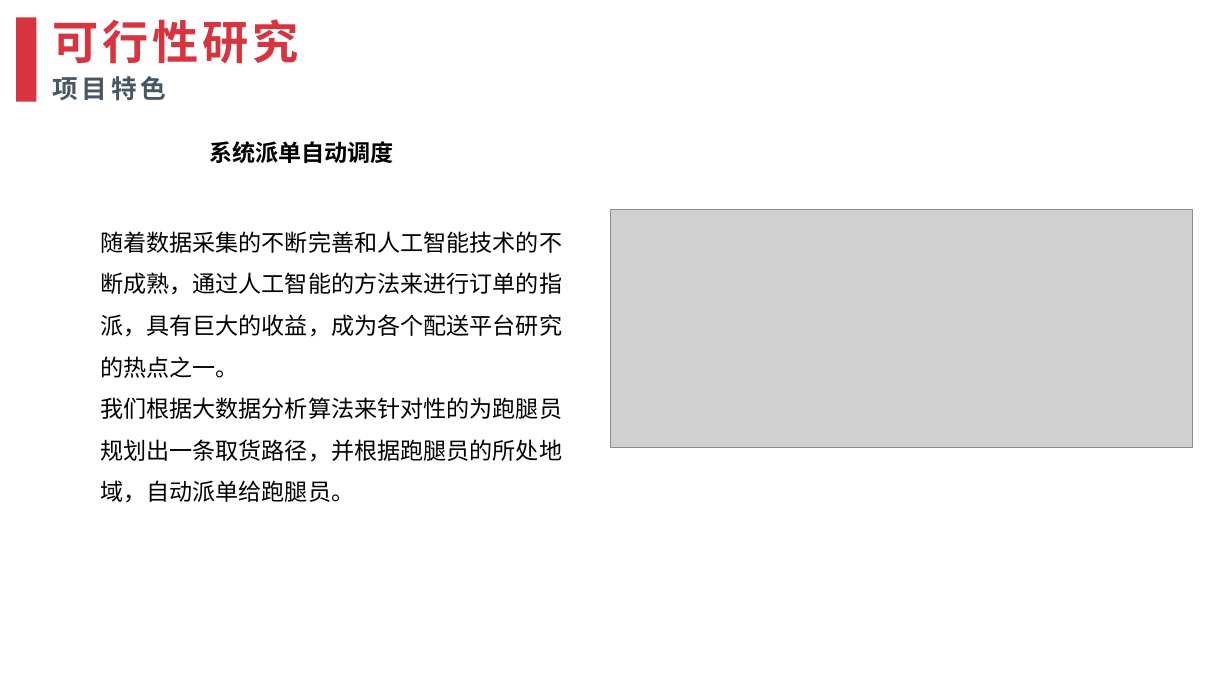
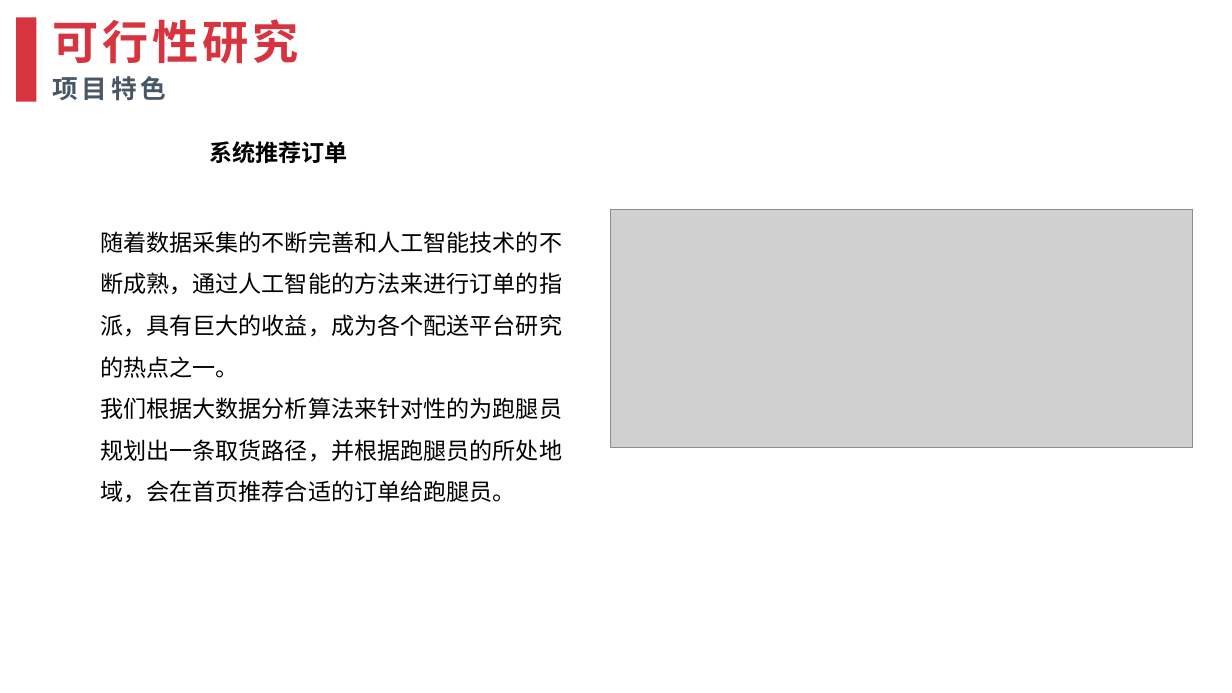
Before and after one commit to relaxwang0714/went-on-errands, a slide deck: slide 19 of 项目PPT/众包跑腿平台需求分析报告.pptx (slide 9 before the commit). Drawn at 1232x693 pixels with LibreOffice and Linux fonts; fonts in the diff are those of the drawing; grey boxes stand for pictures; background and template pictures are left out. Boxes give left, top, right and bottom in pixels: in the first picture for what was removed or moved away, otherwise in the second. Text is boxed around its words. In the diff, an @@ line names an element or a change of style, - is before the commit and + after.

```diff
--- a/项目PPT/众包跑腿平台需求分析报告.pptx
+++ b/项目PPT/众包跑腿平台需求分析报告.pptx
@@ text at [209, 141, 348, 163]: text changed @@
-系统派单自动调度
+系统推荐订单
@@ text at [100, 397, 562, 503]: text changed @@
-我们根据大数据分析算法来针对性的为跑腿员规划出一条取货路径，并根据跑腿员的所处地域，自动派单给跑腿员。
+我们根据大数据分析算法来针对性的为跑腿员规划出一条取货路径，并根据跑腿员的所处地域，会在首页推荐合适的订单给跑腿员。
```
Also in this commit, not shown: 2 other slides changed, 3 slides added, 8 other files.
